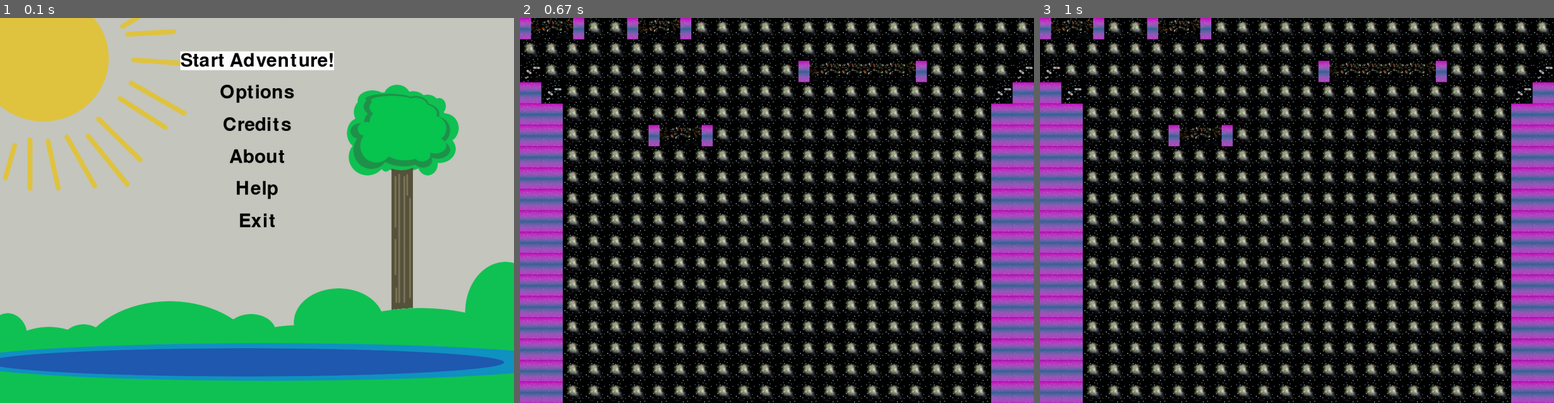
Above: before the commit, frames 1-3 (left to right).
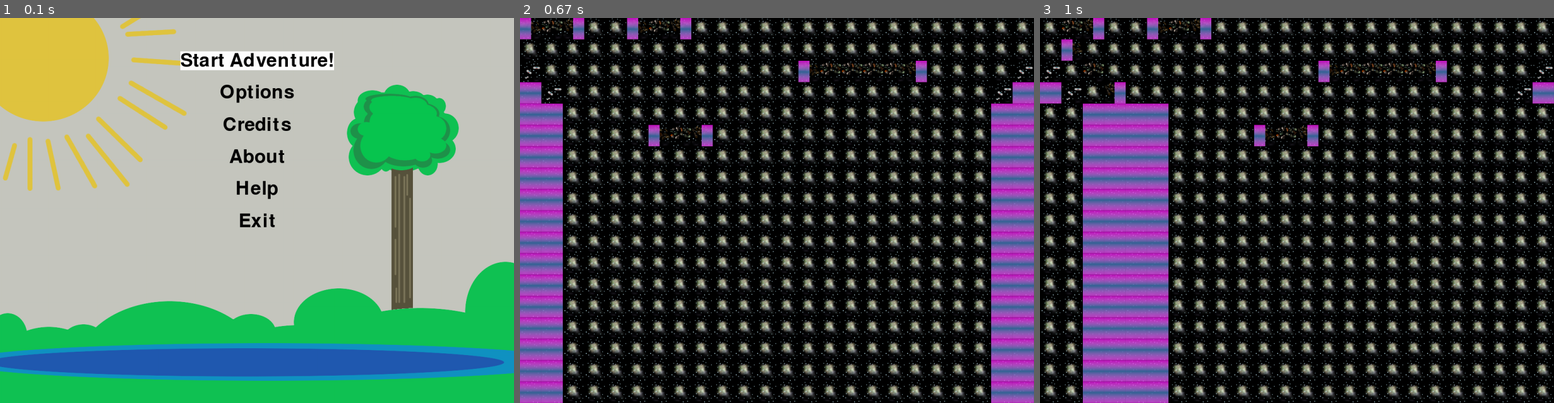
Above: after the commit, the same moments.

Repository: summerpygames/parachute
Game: pygame game, started from main.py
Same seed, same stepped clock (60 frames per second), same inputs: the game is played once before the commit and once after it. The source is Python 2; it was converted automatically to run under Python 3.
Inputs:
- Up to frame 1 (0.1 s): no input
- Up to frame 2 (0.67 s): tap Enter at 0.33 s
- Up to frame 3 (1 s): hold Up from 0.67 s (still down)

Frames 1-2 are identical in both runs. In frame 3, 27% of the frame differs, in the area x 0-100%, y 0-100%.

Commit message:
part moving

Diff:
--- a/tileMapper.py
+++ b/tileMapper.py
@@ -156,6 +156,16 @@
 	yCoord = findLogs(tileMap)[0][0]
 	xCoord = findLogs(tileMap)[0][1]
 	xLength = findLogs(tileMap)[0][2]
+	tileMap.pop(0)
+	tileMap.pop(0)
+	tileMap.pop(0)
+	tileMap.pop(0)
+
+	tileMap.insert(0, ")")
+	tileMap.insert(0, "=")
+	tileMap.insert(0, "(")
+	tileMap.insert(0, "w")
+
 
 	#tileMap.pop[xCoord, ]
 
